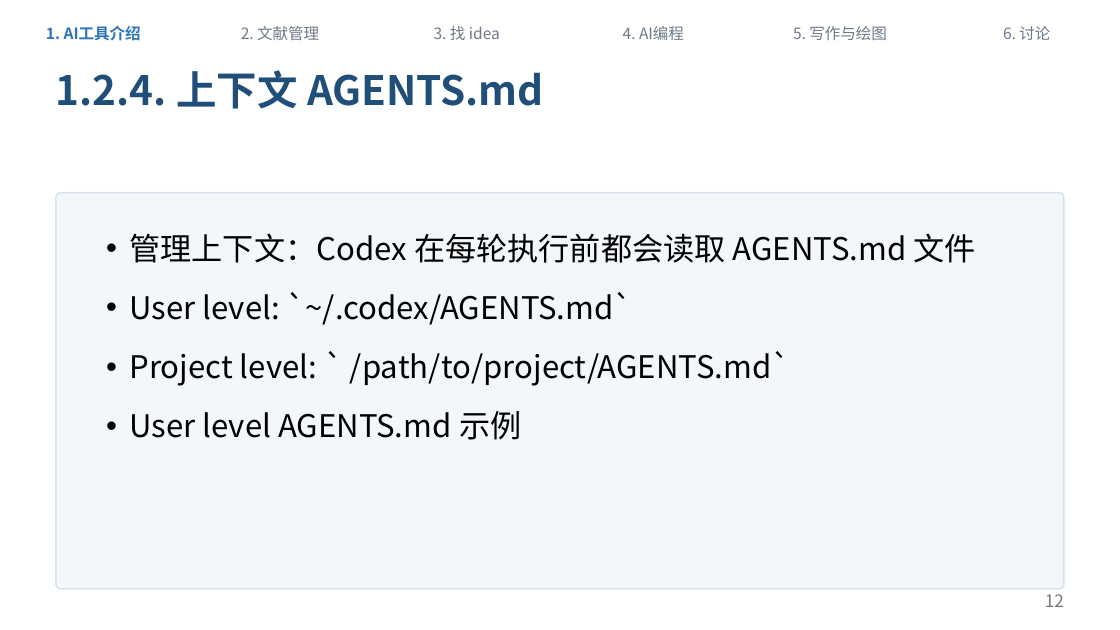
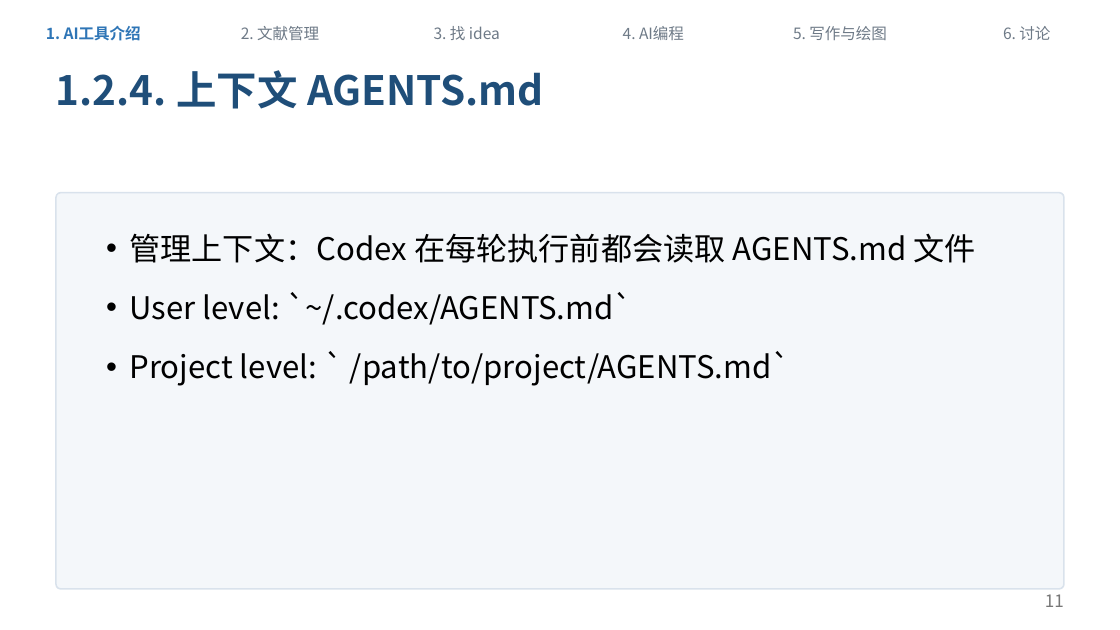
Before and after one commit to sicilyala/ai_sharing, a slide deck: slide 11 of docs/ai-workflow-sharing-v1.pptx (slide 12 before the commit). Drawn at 1120x630 pixels with LibreOffice and Linux fonts; fonts in the diff are those of the drawing. Boxes give left, top, right and bottom in pixels: in the first picture for what was removed or moved away, otherwise in the second. Text is boxed around its words. In the diff, an @@ line names an element or a change of style, - is before the commit and + after.

```diff
--- a/docs/ai-workflow-sharing-v1.pptx
+++ b/docs/ai-workflow-sharing-v1.pptx
@@ text at [130,411,521,440]: paragraph removed @@
-• User level AGENTS.md 示例
@@ page number at [1045,594,1064,607]: text changed @@
-12
+11
```
Also in this commit, not shown: 9 other slides changed, 1 slide removed, 7 other files.
